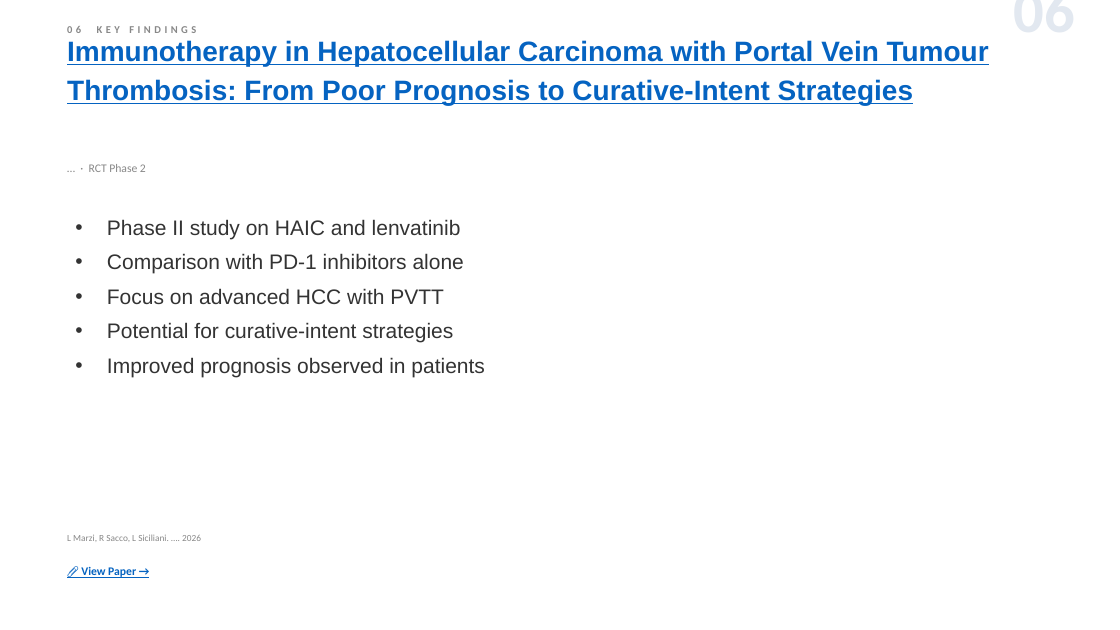
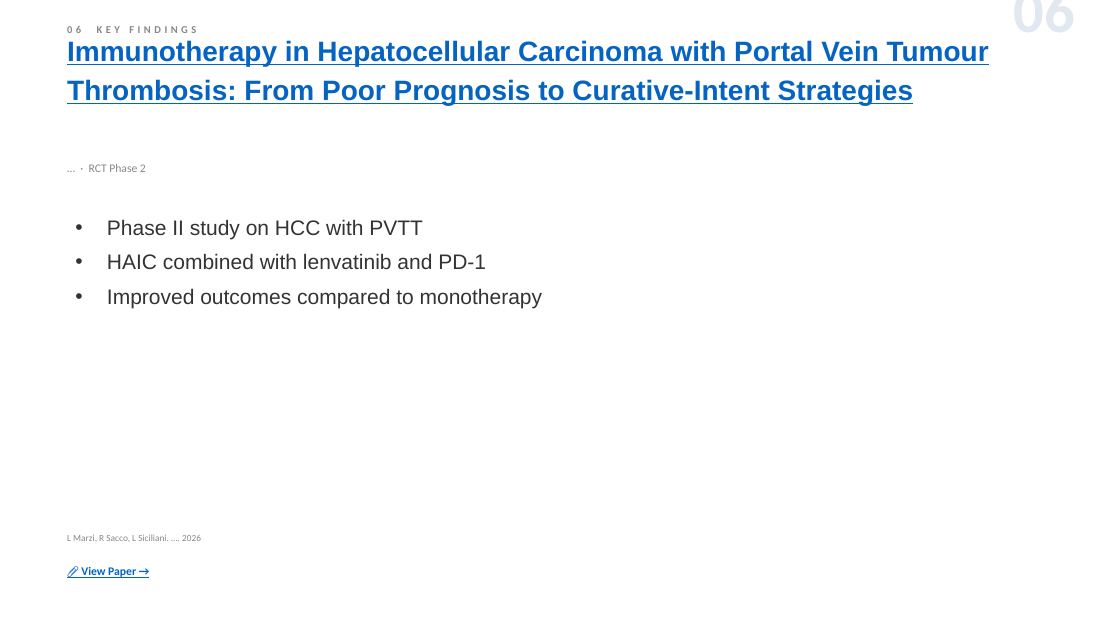
Before and after one commit to jejenhu-maker/hcc-weekly-digest, a slide deck: slide 8 of docs/digest-en.pptx. Drawn at 1120x630 pixels with LibreOffice and Linux fonts; fonts in the diff are those of the drawing. Boxes give left, top, right and bottom in pixels: in the first picture for what was removed or moved away, otherwise in the second. Text is boxed around its words. In the diff, an @@ line names an element or a change of style, - is before the commit and + after.

```diff
--- a/docs/digest-en.pptx
+++ b/docs/digest-en.pptx
@@ text at (107,219,543,308): text changed @@
-• Phase II study on HAIC and lenvatinib
-• Comparison with PD-1 inhibitors alone
-• Focus on advanced HCC with PVTT
-• Potential for curative-intent strategies
-• Improved prognosis observed in patients
+• Phase II study on HCC with PVTT
+• HAIC combined with lenvatinib and PD-1
+• Improved outcomes compared to monotherapy
```
Also in this commit, not shown: 13 other slides changed, 2 other files.
